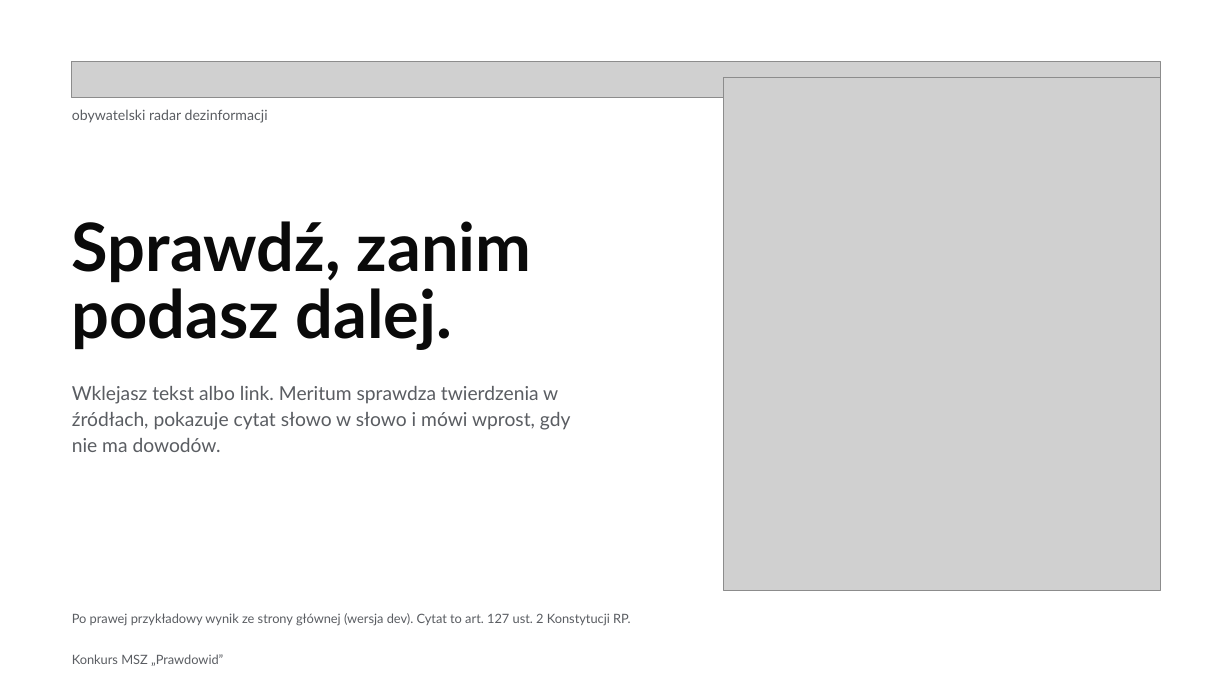
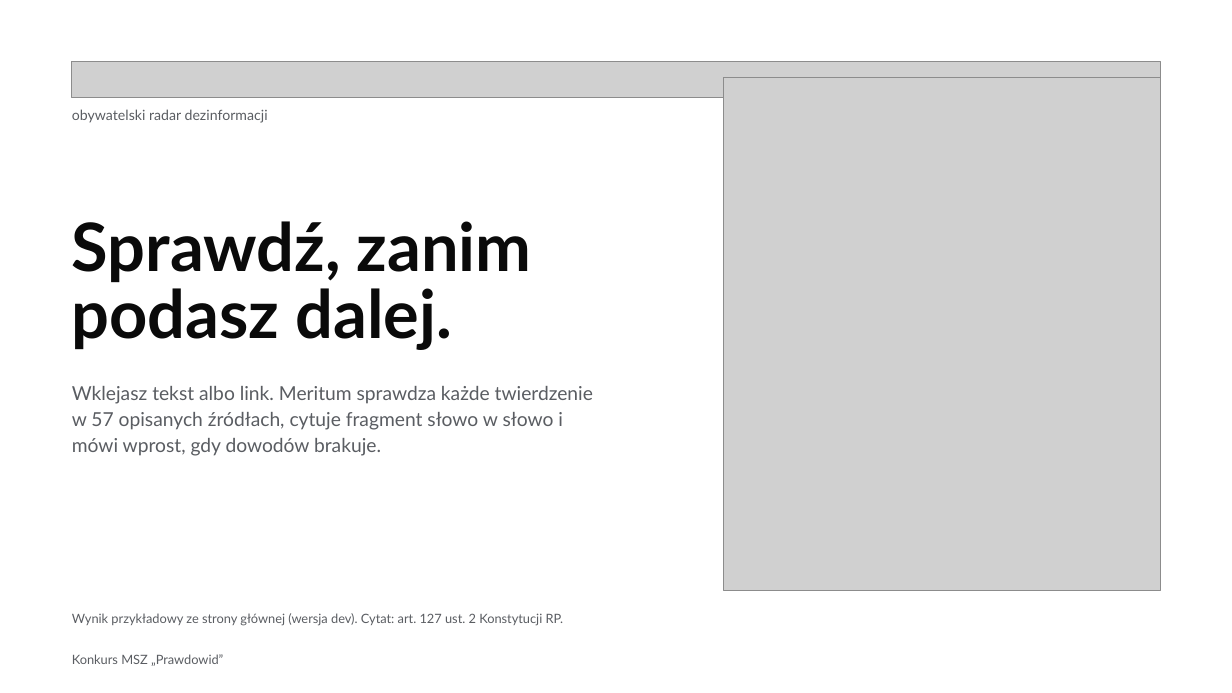
Before and after one commit to Meritum-HackNation2026/meritum-marketing, a slide deck: slide 1 of deck/meritum-deck.pptx. Drawn at 1232x693 pixels with LibreOffice and Linux fonts; fonts in the diff are those of the drawing; grey boxes stand for pictures. Boxes give left, top, right and bottom in pixels: in the first picture for what was removed or moved away, otherwise in the second. Text is boxed around its words. In the diff, an @@ line names an element or a change of style, - is before the commit and + after.

Commit message:
feat(deck): oba decki pokazują zmierzone wyniki, koszty, skalowanie i diagram kontenerów (#21)
Oba decki mają 12 slajdów w tej samej kolejności. Slajd z wynikami pokazuje
przebieg 7b przy każdym celu, także tam, gdzie celu nie spełniamy. Doszły
slajdy o kosztach według poziomu przyjęcia i o skalowaniu, każdy z linkiem
do arkusza. Slajd o użytkownikach wszedł do slajdu o kanałach, a pasek
postępu i strona wstrzymania do jednego slajdu z wynikiem.
Pełny diagram kontenerów, siedem przebiegów i prognoza są w dodatku
(deck/meritum-own/dodatek.html) poza limitem 12 slajdów.
Deck zespołu wycina tabele z liczbami z index.html, więc liczby w obu
deckach są te same.

```diff
--- a/deck/meritum-deck.pptx
+++ b/deck/meritum-deck.pptx
@@ text at <box>72,386,593,456</box>: text changed @@
-Wklejasz tekst albo link. Meritum sprawdza twierdzenia w źródłach, pokazuje cytat słowo w słowo i mówi wprost, gdy nie ma dowodów.
+Wklejasz tekst albo link. Meritum sprawdza każde twierdzenie w 57 opisanych źródłach, cytuje fragment słowo w słowo i mówi wprost, gdy dowodów brakuje.
@@ text at <box>72,613,563,625</box>: text changed @@
-Po prawej przykładowy wynik ze strony głównej (wersja dev). Cytat to art. 127 ust. 2 Konstytucji RP.
+Wynik przykładowy ze strony głównej (wersja dev). Cytat: art. 127 ust. 2 Konstytucji RP.
```
Also in this commit, not shown: 4 other slides changed, 7 slides added, 6 slides removed, 38 other files.
